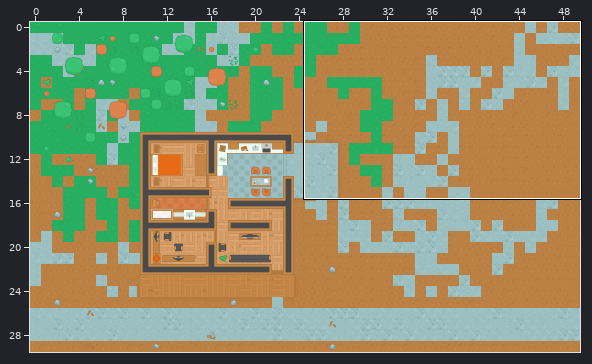
An edit to a level. Tiled map, maps/home.tmx. The first picture is a wide view before the edit; the outline marks the close-up.
Close-up. Before the edit:
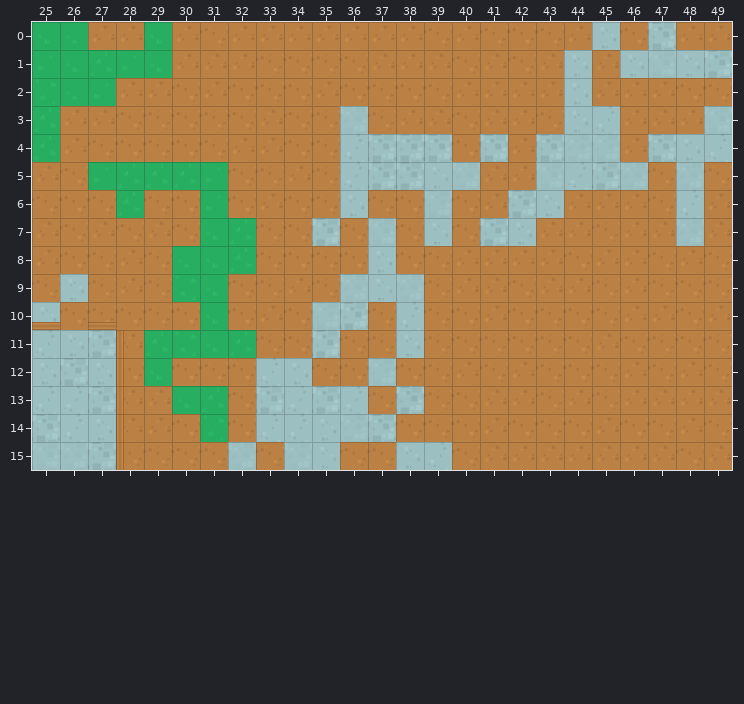
Cells are 64x64 px. Shown: x 25..49, y 0..15. The commit also changed other parts of the map, which this record leaves out.
Once edited:
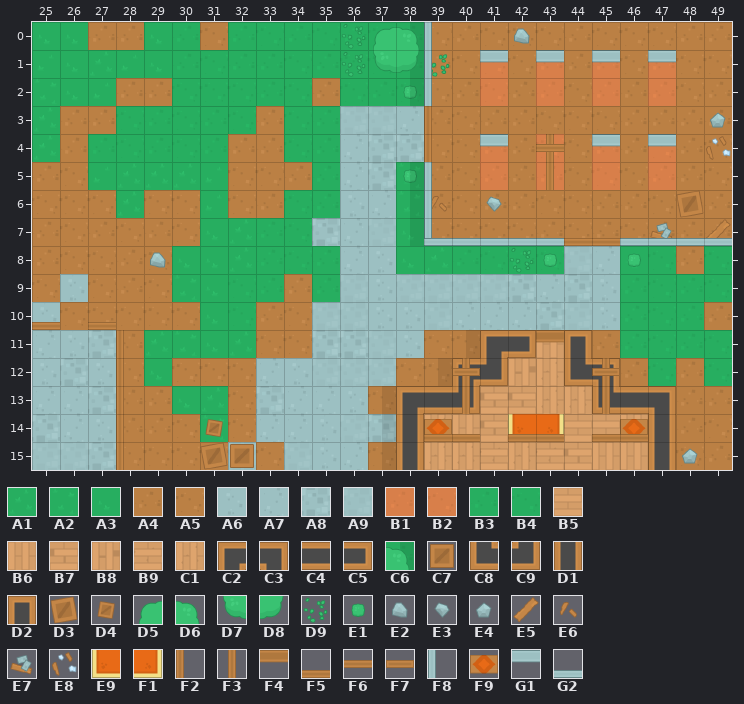
Key: from "tile_set": A1 0, A2 1, A3 3, A4 4, A5 5, A6 6, A7 7, A8 8, A9 9, B1 14, B2 15, B3 16, B4 17, B5 95, B6 96, B7 97, B8 98, B9 99, C1 100, C2 117, C3 118, C4 119, C5 122, C6 127, C7 128, C8 144, C9 145, D1 146, D2 149, D3 155, D4 156, D5 180, D6 181, D7 207, D8 208, D9 212, E1 234, E2 236, E3 237, E4 238, E5 264, E6 265, E7 291, E8 292, E9 423, F1 425, F2 442, F3 444, F4 465, F5 470, F6 471, F7 472, F8 496, F9 510, G1 519, G2 524.
__ is an empty cell.
Tiles replaced or removed in this view: A4, A5, A6, A7, A8, A9.
See-through tiles are keyed as they look on the map.
Difference:
Changed rows in their new state; .. is an unchanged cell.
Layer "ground":
first column x 27:
 0 .. .. .. B3 .. B3 B4 B3 B4 B3 B4 B3 .. .. .. .. .. .. A5 .. A5 .. ..
 1 .. .. .. B3 B4 B3 B3 B4 B3 B4 B4 B3 .. .. B2 .. B1 A4 B1 A5 B1 A5 A5
 2 .. .. .. B4 B4 B4 B3 B4 .. B4 B3 B4 .. .. B2 .. B1 A5 B1 .. B1 .. ..
 3 .. B4 B3 B4 B3 B4 .. B4 B3 .. A9 A7 .. .. .. .. .. A5 A5 .. .. .. A4
 4 B3 B4 B3 B4 B3 .. .. B4 B3 .. .. .. A5 .. B1 .. B2 A5 B1 .. B2 A4 A5
 5 .. .. .. .. .. .. .. .. B3 .. .. A2 A4 A5 B1 .. B1 A5 B2 A5 B1 A4 ..
 6 .. .. .. .. .. .. .. B4 B3 .. A7 A2 A4 .. .. A4 A5 .. .. .. .. A4 ..
 7 .. .. .. .. .. .. B3 B4 .. A7 .. A3 A5 .. A5 A5 .. A5 A4 A5 .. A4 ..
 8 .. .. .. .. .. .. B3 B4 B3 A7 .. A3 A1 B3 B4 B3 B4 A9 A7 A3 B4 .. B4
 9 .. .. .. .. .. B4 B3 .. B3 .. .. .. A9 A9 A9 A8 A7 A8 A6 B3 B4 B3 B4
10 .. .. .. .. .. B4 .. .. .. .. A6 .. A9 A7 A7 A7 A8 A9 A6 B3 B4 B3 ..
11 .. .. .. .. .. .. .. .. .. A8 A9 .. .. .. .. .. B6 .. .. B3 B4 B3 B4
12 .. .. .. .. .. .. .. .. A9 A9 .. .. .. .. .. .. .. .. .. .. B4 .. B4
15 .. .. .. .. .. .. .. .. .. A7 .. .. .. .. .. .. .. .. .. .. .. .. ..
Layer "wall":
first column x 36:
 0 D9 .. C6 F2 .. .. E2 .. .. .. .. .. .. ..
 1 D9 .. C6 D9 .. .. .. .. .. .. .. .. .. ..
 2 .. .. E1 F2 .. .. .. .. .. .. .. .. .. ..
 3 .. .. .. F2 .. .. .. .. .. .. .. .. .. E4
 4 .. .. .. F2 .. .. .. .. .. .. .. .. .. E8
 5 .. .. E1 F2 .. .. .. .. .. .. .. .. .. ..
 6 .. .. .. E6 .. E3 .. .. .. .. .. .. .. ..
 7 .. .. .. F8 F5 F5 F5 G2 F5 F5 F5 E7 F5 E5
 8 .. .. .. .. .. .. .. E1 .. .. .. .. .. ..
11 .. .. .. .. .. C2 C5 F4 D2 .. .. .. .. ..
12 .. .. .. .. C2 C9 B8 C1 C8 C3 .. .. .. ..
13 .. .. C2 C4 C9 B7 B7 C1 C1 C8 C4 C3 .. ..
14 .. .. D1 C1 B6 B7 .. .. B5 B5 B6 D1 .. ..
15 .. .. D1 C1 C1 B9 C1 B9 B7 B6 B6 D1 .. ..
Layer "item":
first column x 29:
 0 .. .. .. .. .. .. .. .. D5 D6 F8 .. .. .. .. .. .. .. .. .. ..
 1 .. .. .. .. .. .. .. .. D7 D8 F8 .. G1 .. G1 .. G1 .. G1 .. ..
 2 .. .. .. .. .. .. .. .. .. C6 F8 .. .. .. .. .. .. .. .. .. ..
 4 .. .. .. .. .. .. .. .. .. .. .. .. G1 .. F3 .. G1 .. G1 .. ..
 5 .. .. .. .. .. .. .. .. .. C6 F8 .. .. .. F3 .. .. .. .. .. ..
 6 .. .. .. .. .. .. .. .. .. C6 F8 .. .. .. .. .. .. .. .. D3 ..
 7 .. .. .. .. .. .. .. .. .. C6 G2 G2 G2 G2 .. .. .. G2 G2 G2 G2
 8 E2 .. .. .. .. .. .. .. .. .. .. .. .. D9 .. .. .. .. .. .. ..
first column x 31:
12 .. .. .. .. .. .. .. .. .. F3 .. .. .. .. F3 .. .. ..
13 .. .. .. .. .. .. .. .. .. F3 .. .. .. .. F3 .. .. ..
14 D4 .. .. .. .. .. .. .. F9 .. .. E9 F1 .. .. F9 .. ..
15 D3 C7 .. .. .. .. .. .. .. .. .. .. .. .. .. .. .. E4
Layer "decoration":
first column x 43:
 4 F6
first column x 46:
 8 E1
first column x 37:
12 .. .. .. F7 .. .. .. .. F7 ..
14 C6 .. F5 F5 .. F5 F5 .. F5 F5
Changed places in both close-ups, as pixel boxes (x1, y1, x2, y2):
changed: (88, 22, 732, 470)
